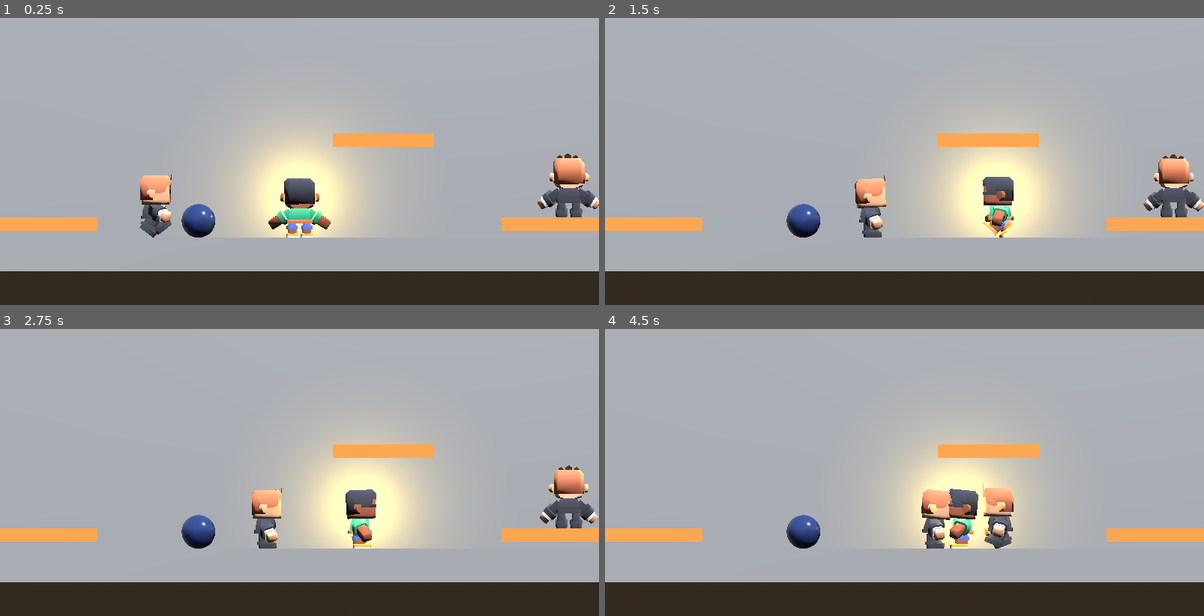
Above: before the commit, frames 1-4 (two rows, left to right).
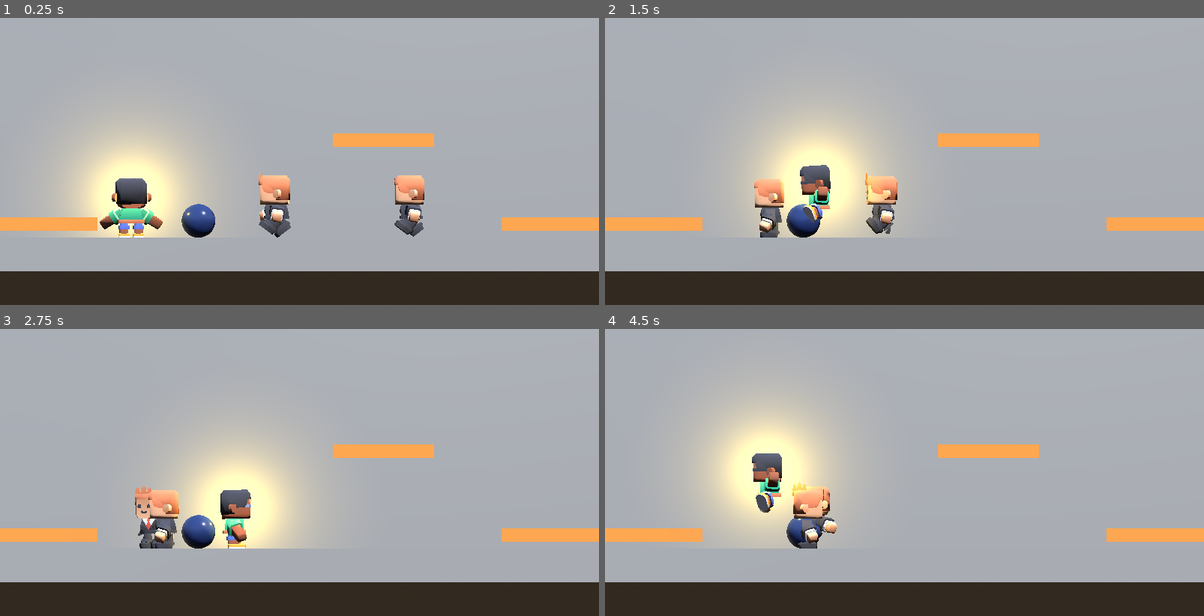
Above: after the commit, the same moments.

Repository: allan-gomez-creator/Barrasbalas
Game: Godot game, scene res://prueba_allan.tscn
The game is run twice, just before and just after one commit, with the same random seed, the same clock (stepped at 60 frames per second) and the same inputs. This scene is started directly instead of the project's main scene.
Inputs (mouse positions are in pixels of both pictures, inside the frame that each line leads up to):
- Up to frame 1 (0.25 s): no input
- Up to frame 2 (1.5 s): move the mouse to (1036, 121) at 0.52 s; hold D (move_right) 0.53-1.28 s; click (1036, 121) at 0.6 s; tap Space (saltar) at 0.77 s; move the mouse to (784, 152) at 1.27 s; hold A (move_left) from 1.28 s (still down); tap R (hacer_ruido) at 1.35 s
- Up to frame 3 (2.75 s): tap Space (saltar) at 1.52 s; move the mouse to (359, 374) at 2.02 s; release A (move_left) at 2.03 s; hold D (move_right) from 2.03 s (still down); click (359, 374) at 2.1 s
- Up to frame 4 (4.5 s): move the mouse to (874, 515) at 2.77 s; release D (move_right) at 2.78 s; hold W (move_up) 2.78-3.53 s; tap R (hacer_ruido) at 2.85, 4.35 s; tap Space (saltar) at 3.02, 3.77 s; move the mouse to (1084, 498) at 3.52 s; hold A (move_left) from 3.53 s (still down); click (1084, 498) at 3.6 s; move the mouse to (724, 397) at 4.27 s

The runs differ from the first frame. In frame 1, 18% of the frame differs, in the area x 9-100%, y 34-77%; in frame 2, 19%; in frame 3, 16%; in frame 4, 19%, in the area x 14-73%, y 22-77%.

Commit message:
T9 N3 - Tarea C - alerta en cadena

Diff:
--- a/prueba_allan.tscn
+++ b/prueba_allan.tscn
@@ -107,6 +107,7 @@
 size = 10.0
 
 [node name="Personaje" type="CharacterBody3D" parent="." unique_id=2138693632]
+transform = Transform3D(1, 0, 0, 0, 1, 0, 0, 0, 1, -5, 0, 0)
 axis_lock_linear_z = true
 script = ExtResource("1_60ohc")
 prueba = 4
@@ -155,7 +156,9 @@
 surface_material_override/0 = SubResource("StandardMaterial3D_e2xqd")
 
 [node name="VigiaA" parent="." unique_id=1628014569 instance=ExtResource("7_o0ctb")]
-transform = Transform3D(1, 0, 0, 0, 1, 0, 0, 0, 1, -5, 0, 0)
 
-[node name="VigiaB" parent="." unique_id=878734352 instance=ExtResource("7_o0ctb")]
-transform = Transform3D(1, 0, 0, 0, 1, 0, 0, 0, 1, 8, 0.6, 0)
+[node name="VigiaC" parent="." unique_id=1065829531 instance=ExtResource("7_o0ctb")]
+transform = Transform3D(1, 0, 0, 0, 1, 0, 0, 0, 1, 4, 0, -0.8)
+
+[node name="VigiaB" parent="." unique_id=1463665903 instance=ExtResource("7_o0ctb")]
+transform = Transform3D(1, 0, 0, 0, 1, 0, 0, 0, 1, 11, 0, 0)
--- a/vigia.gd
+++ b/vigia.gd
@@ -6,6 +6,7 @@
 @export var tiempo_mirar = 2.0
 # Se detiene antes del punto: ahí puede estar el jugador, y chocarían.
 @export var llega_a = 1.0
+@export var radio_aviso = 5.0
 
 var estado = Estado.EN_PUESTO
 var puesto = Vector3.ZERO
@@ -58,11 +59,23 @@
 		reloj = tiempo_mirar
 
 
-# Un ruido nuevo lo interrumpe en cualquier estado.
 func oir(punto):
+	# Solo avisa quien estaba tranquilo: así la cadena termina.
+	var estaba_en_puesto = estado == Estado.EN_PUESTO
 	ruido_en = punto
 	if estado != Estado.INVESTIGAR:
 		cambiar_a(Estado.INVESTIGAR)
+	if estaba_en_puesto:
+		avisar_a_vecinos(punto)
+
+
+func avisar_a_vecinos(punto):
+	for n in get_tree().get_nodes_in_group("oyentes"):
+		if n == self:
+			continue
+		if global_position.distance_to(n.global_position) <= radio_aviso:
+			print(name, " avisa a ", n.name)
+			n.oir(punto)
 
 
 func ir_a(destino):
